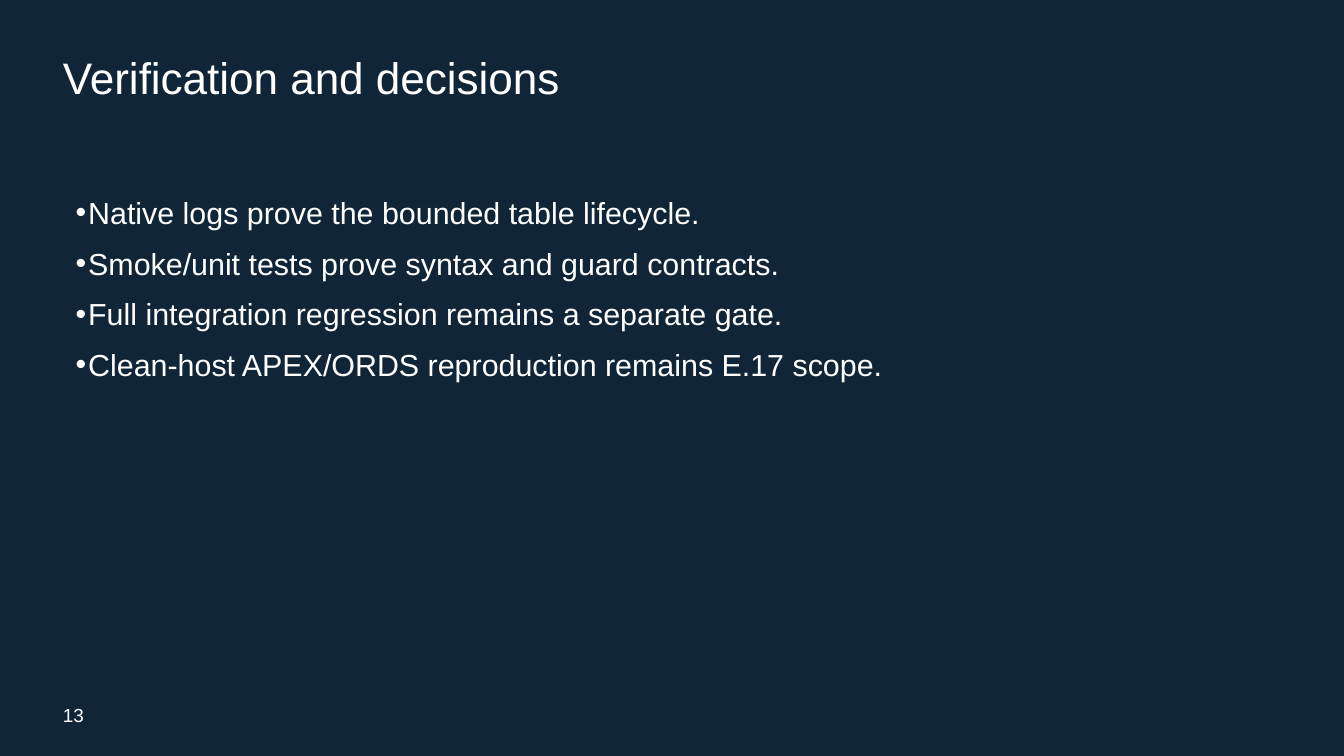
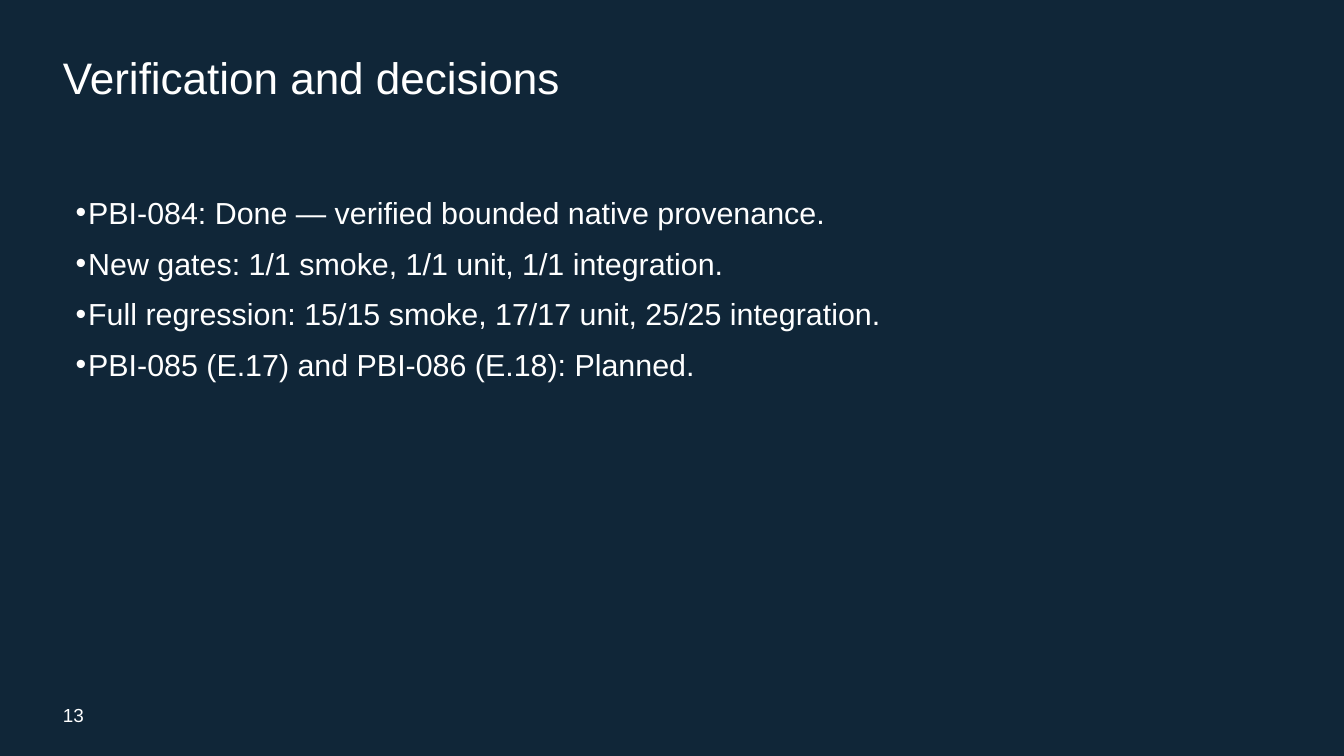
Before and after one commit to rstyczynski/APEX_CICD, a slide deck: slide 13 of progress/E.16/sprint_E.16_increment_demo.pptx. Drawn at 1344x756 pixels with LibreOffice and Linux fonts; fonts in the diff are those of the drawing. Boxes give left, top, right and bottom in pixels: in the first picture for what was removed or moved away, otherwise in the second. Text is boxed around its words. In the diff, an @@ line names an element or a change of style, - is before the commit and + after.

```diff
--- a/progress/E.16/sprint_E.16_increment_demo.pptx
+++ b/progress/E.16/sprint_E.16_increment_demo.pptx
@@ text at bbox=[88, 202, 880, 382]: text changed @@
-• Native logs prove the bounded table lifecycle.
-• Smoke/unit tests prove syntax and guard contracts.
-• Full integration regression remains a separate gate.
-• Clean-host APEX/ORDS reproduction remains E.17 scope.
+• PBI-084: Done — verified bounded native provenance.
+• New gates: 1/1 smoke, 1/1 unit, 1/1 integration.
+• Full regression: 15/15 smoke, 17/17 unit, 25/25 integration.
+• PBI-085 (E.17) and PBI-086 (E.18): Planned.
```
Also in this commit, not shown: 1 slide added, 1 slide removed, 21 other files.
